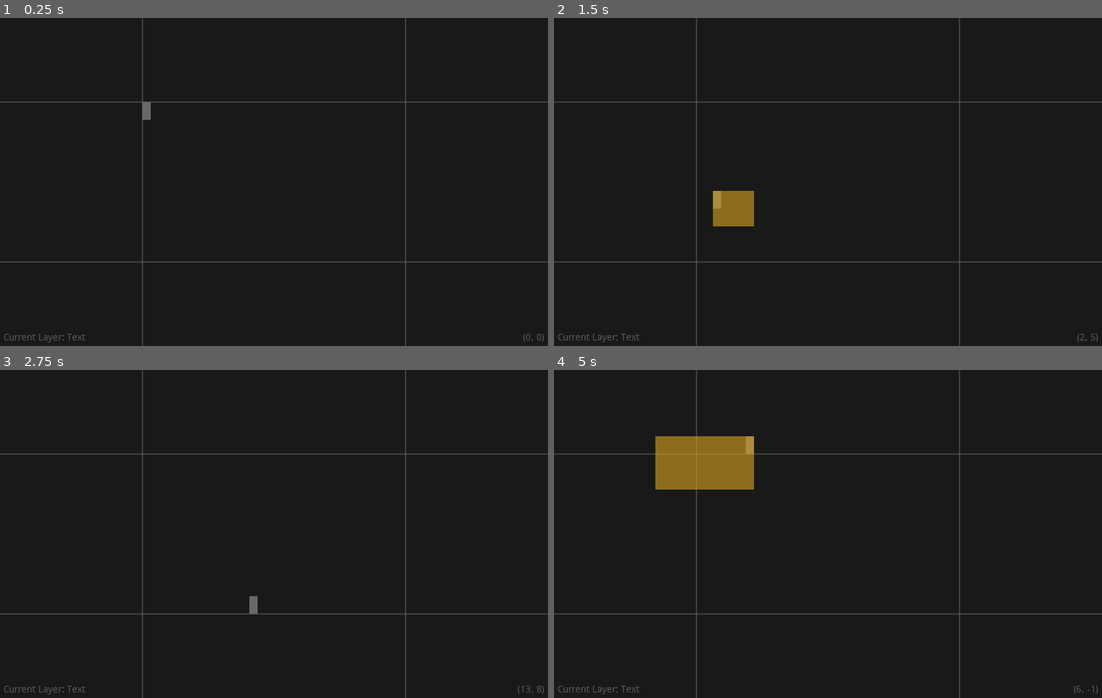
Above: before the commit, frames 1-4 (two rows, left to right).
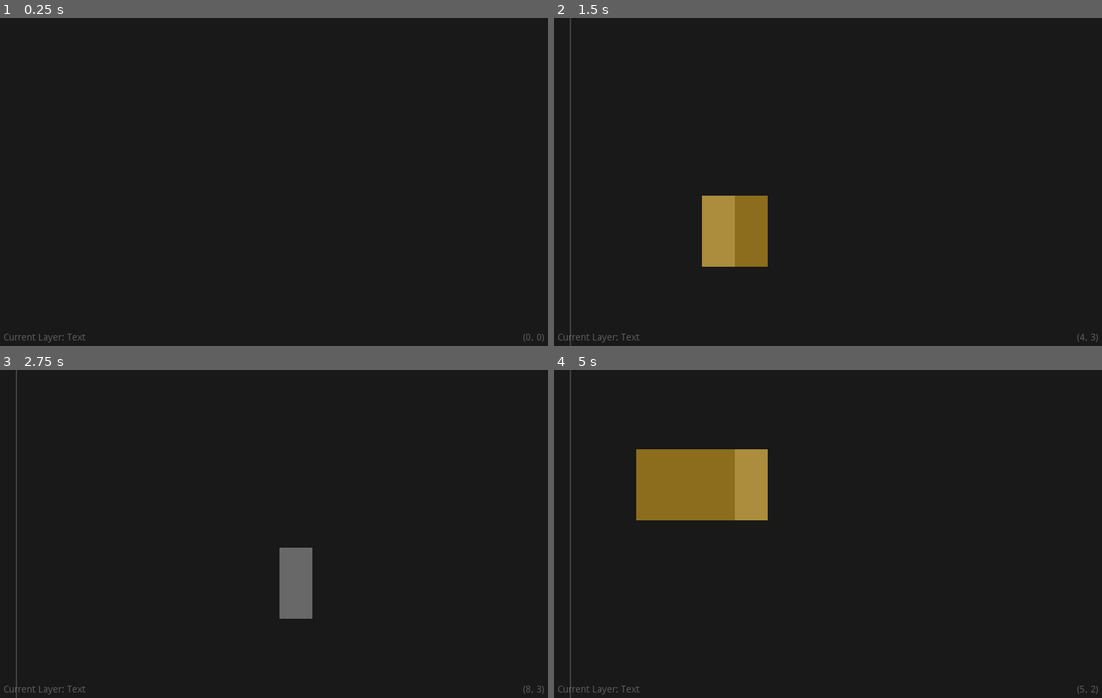
Above: after the commit, the same moments.

Repository: slapslash/TextMap
Game: Godot game, scene res://TextMap.tscn
Two runs of this game, one before a commit and one after it. Both use one fixed random seed, a clock stepped at 60 frames per second and the inputs below.
Inputs (mouse positions are in pixels of both pictures, inside the frame that each line leads up to):
- Up to frame 1 (0.25 s): no input
- Up to frame 2 (1.5 s): tap Enter at 0.5, 0.6 s; move the mouse to (948, 165) at 0.52 s; hold Right 0.53-1.25 s; click (948, 165) at 0.67 s; tap Space at 0.77, 1.25 s; drag from (718, 198) to (800, 247) at 1.27 s
- Up to frame 3 (2.75 s): move the mouse to (328, 461) at 2.02 s; hold Right from 2.03 s (still down); tap Delete at 2.1 s
- Up to frame 4 (5 s): release Right at 2.75 s; tap Enter at 2.75, 3.6 s; drag from (800, 599) to (663, 484) at 2.77 s; move the mouse to (992, 583) at 3.52 s; hold Left 3.53-4.25 s; tap Space at 3.77, 4.25 s; drag from (663, 484) to (745, 452) at 4.27 s

The runs differ from the first frame. In frame 1, 1.4% of the frame differs, in the area x 0-100%, y 0-100%; in frame 2, 3.9%; in frame 3, 2.9%; in frame 4, 5.5%.

Commit message:
add setting and functionality to use complex collision polygons separately calculated for every character.

Diff:
--- a/Font2Tiles.gd
+++ b/Font2Tiles.gd
@@ -24,8 +24,24 @@
 		set.create_tile(i)
 		set.tile_set_name(i, chr)
 		set.tile_set_texture(i, tiles[chr])
-		set.tile_set_shape(i, 0, shape)
-		set.tile_set_shape_offset(i, 0, Settings.cell_size * 0.5)
+
+		# set collision shape
+		if Settings.use_complex_collision:
+			var bm = BitMap.new()
+			bm.create_from_image_alpha(tiles[chr].get_data(), 0.1)
+			# dilation avoids small pieces getting no collision.
+			bm.grow_mask(1, Rect2(Vector2.ZERO, Settings.cell_size))
+			var polygons = bm.opaque_to_polygons(Rect2(Vector2.ZERO, Settings.cell_size), 1.0)
+			var shape_id = 0
+			for p in polygons:
+				var poly = ConvexPolygonShape2D.new()
+				poly.points = p
+				set.tile_set_shape(i, shape_id, poly)
+			shape_id += 1
+		else:
+			set.tile_set_shape(i, 0, shape)
+			set.tile_set_shape_offset(i, 0, Settings.cell_size * 0.5)
+
 		i += 1
 
 	_parent_map.cell_size = Settings.cell_size
@@ -41,11 +57,11 @@
 		var tile = dat.get_rect(Rect2(Vector2(x, 0), Settings.cell_size))
 		# convert to preserve transparency
 		tile.convert(Image.FORMAT_RGBA8)
+		# filter characters, that are not visible (like space).
 		if not tile.is_invisible():
 			var tex = ImageTexture.new()
 			# disable standard flags.
 			tex.create_from_image(tile, 0)
-			# filter characters, that are not visible (like space).
 			tiles[chr] = tex
 		x += Settings.cell_size.x
 	return tiles
--- a/ProjectSettings.gd
+++ b/ProjectSettings.gd
@@ -4,7 +4,7 @@
 var camera_zoom: Vector2 = Vector2.ONE
 var camera_offset: Vector2 = Vector2.ZERO
 var font_path = "res://fonts/monogram_extended.ttf"
-var font_size: int = 32
+var font_size: int = 128
 var cell: Vector2 = Vector2.ZERO
 # size of a screen in characters. will affect grid.
 var screen_size_characters: Vector2 = Vector2(32, 9)
@@ -18,6 +18,10 @@
 var terrain_color: Color = Color.azure
 # var background_color: Color = Color(0.3, 0.3, 0.3, 1.0) # standard godot.
 var background_color: Color = Color(0.1, 0.1, 0.1, 1.0)
+# complex collision will wrap a collision polygon around every single character,
+# representing the individual shape of every character.
+# simple collision will just create a rectangle collision shape with the size of a cell.
+var use_complex_collision: bool = true
 # SETTINGS, THAT GET CALCULATED AND NOT SAVED
 var font: DynamicFont
 var cell_size = Vector2(0, 0)
